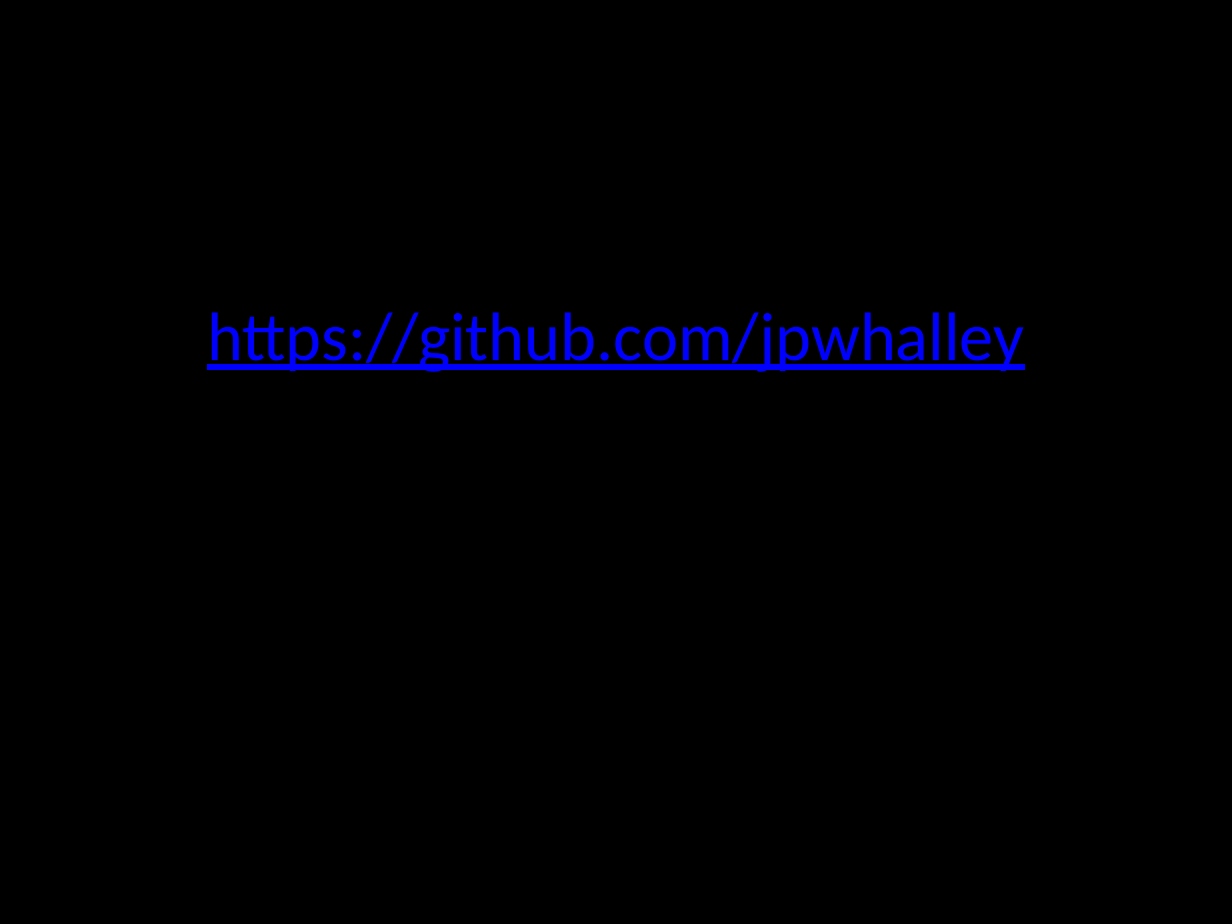
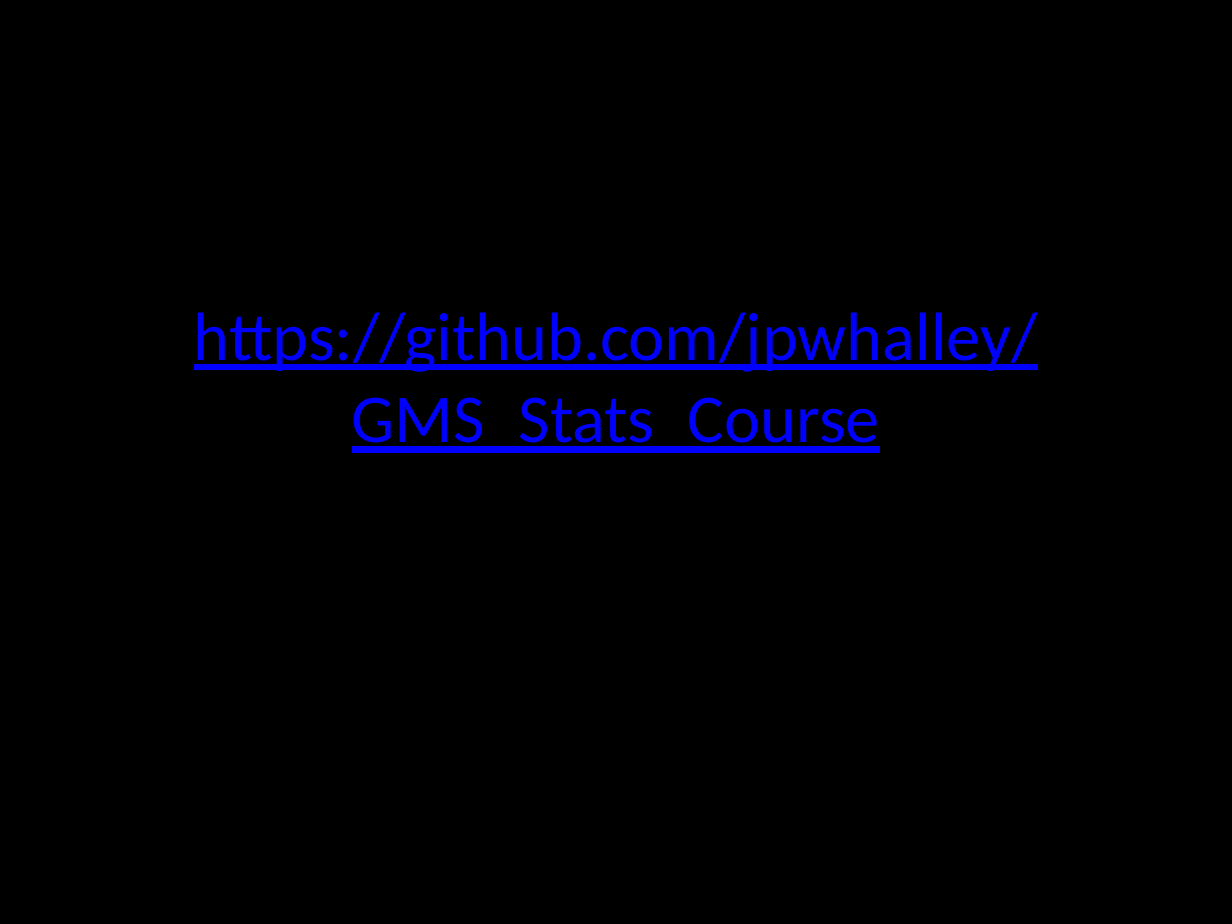
Before and after one commit to jpwhalley/GMS_Stats_Course, a slide deck: slide 5 of 1_Introduction_to_Statistics/1_Intro_to_stats.pptx. Drawn at 1232x924 pixels with LibreOffice and Linux fonts; fonts in the diff are those of the drawing. Boxes give left, top, right and bottom in pixels: in the first picture for what was removed or moved away, otherwise in the second. Text is boxed around its words. In the diff, an @@ line names an element or a change of style, - is before the commit and + after.

```diff
--- a/1_Introduction_to_Statistics/1_Intro_to_stats.pptx
+++ b/1_Introduction_to_Statistics/1_Intro_to_stats.pptx
@@ text at (194,312,1038,453): text changed @@
-https://github.com/jpwhalley
+https://github.com/jpwhalley/GMS_Stats_Course
```
Also in this commit, not shown: 3 other files.
